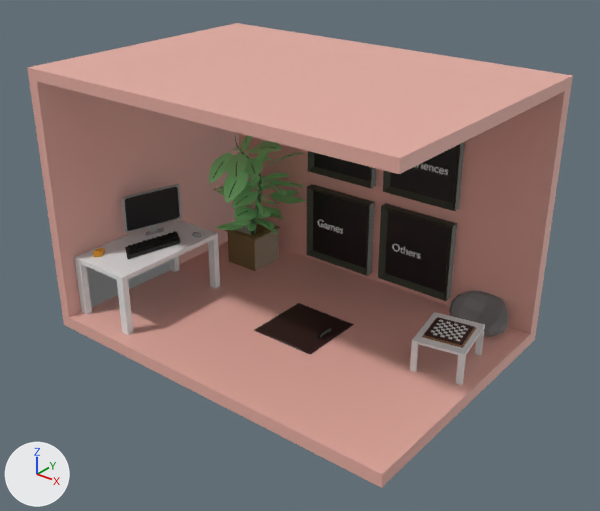
The glTF model assets/scene2.glb, before and after one commit.
Rendered twice from a camera (50 mm lens) standing at (7.01, -7.77, 6.62) and looking at (0.19, 0.76, 1.33). Every picture has the same lights, and +X, +Y and +Z are marked at lower left. The picture after the commit comes second. Where no turn or scale is listed for an object, it has been applied to the vertices.

Objects in the first picture: 'Click_AR_frame', 'Click_Game', 'Click_Game_frame', 'Click_Others', 'Click_Others_frame', 'Click_VR', 'Click_VR_frame', 'ComputerScreen', 'Desk', 'DeskSmall', 'Leafs', 'Pilllow.001', 'Pot.001', 'Trappe', 'Walls' and 5 more.
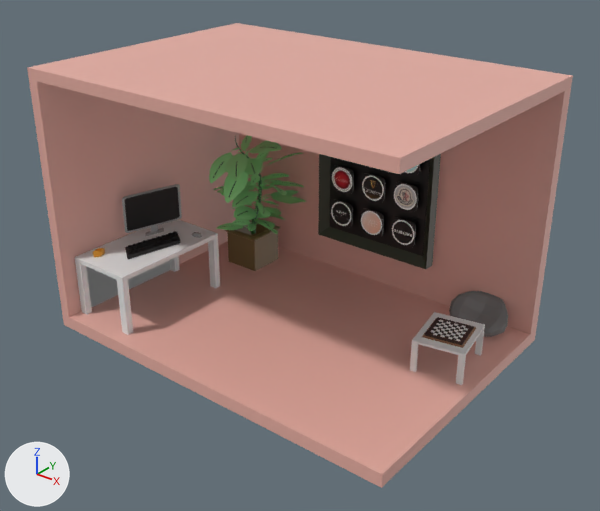
What the commit changed:
Picture 'icon.003' (img_icon_003) is new.
Picture 'icon.007' (img_icon_007) is new.
Picture 'icon.006' (img_icon_006) is new.
Picture 'icon.004' (img_icon_004) is new.
Picture 'icon.001' (img_icon_001) is new.
Picture 'icon.008' (img_icon_008) is new.
Picture 'icon.005' (img_icon_005) is new.
Picture 'icon' (img_icon) is new.
Picture 'icon.002' (img_icon_002) is new.
Material 'img4' (mat_img4) is new.
Its texture is img_icon_003.
Material 'img8' (mat_img8) is new.
Its texture is img_icon_007.
Material 'img7' (mat_img7) is new.
Its texture is img_icon_006.
Material 'img5' (mat_img5) is new.
Its texture is img_icon_004.
Material 'img2' (mat_img2) is new.
Its texture is img_icon_001.
Material 'img9' (mat_img9) is new.
Its texture is img_icon_008.
Material 'Base' (mat_base) is new.
Its base color is (0.0049, 0.0049, 0.0049) (black #0f0f0f).
Material 'img6' (mat_img6) is new.
Its texture is img_icon_005.
Material 'img1' (mat_img1) is new.
Its texture is img_icon.
Material 'img3' (mat_img3) is new.
Its texture is img_icon_002.
Mesh me_previewprojects is new.
It has 288 vertices, 540 faces and spans x -0.22..1.42, y 0.0..0.02, z -1.42..0.22.
It uses material mat_base (black #0f0f0f).
It uses material mat_img1 (picture img_icon).
It uses material mat_img2 (picture img_icon_001).
It uses material mat_img3 (picture img_icon_002).
It uses material mat_img4 (picture img_icon_003).
It uses material mat_img5 (picture img_icon_004).
It uses material mat_img6 (picture img_icon_005).
It uses material mat_img7 (picture img_icon_006).
It uses material mat_img8 (picture img_icon_007).
It uses material mat_img9 (picture img_icon_008).
Object 'Click_AR_frame' (ob_click_ar_frame) moves from (-0.517, 2.722, 2.428) to (0.188, 2.715, 1.782).
Object 'Click_AR_frame' (ob_click_ar_frame) is rescaled from (0.644, 0.0704, 0.644) to (1.07, 0.117, 1.07).
Object 'Click_Game_frame' (ob_click_game_frame) is deleted.
Object 'Click_Game' (ob_click_game) is deleted.
Object 'Click_Others_frame' (ob_click_others_frame) is deleted.
Object 'Click_Others' (ob_click_others) is deleted.
Object 'Click_VR_frame' (ob_click_vr_frame) is deleted.
Object 'Click_VR' (ob_click_vr) is deleted.
Object 'Trappe' (ob_trappe) is deleted.
Object 'PreviewProjects' (ob_previewprojects) is new; it shows me_previewprojects.
Its location is (-0.42, 2.62, 2.42).

Pixel boxes (x1, y1, x2, y2) of what changed, in the pictures (600 x 511 px):
'Click_AR_frame', moved, rescaled
    before: (308, 151, 377, 188)
    after: (318, 154, 441, 269)
'Click_Others_frame', deleted
    before: (378, 203, 457, 301)
'Click_Game_frame', deleted
    before: (307, 184, 375, 276)
'PreviewProjects', added
    after: (331, 164, 420, 247)
'Click_VR_frame', deleted
    before: (383, 142, 465, 211)
'Trappe', deleted
    before: (254, 303, 354, 355)
'Click_VR', deleted
    before: (415, 163, 448, 175)
'Click_Others', deleted
    before: (392, 244, 420, 259)
'Click_Game', deleted
    before: (318, 219, 343, 234)
